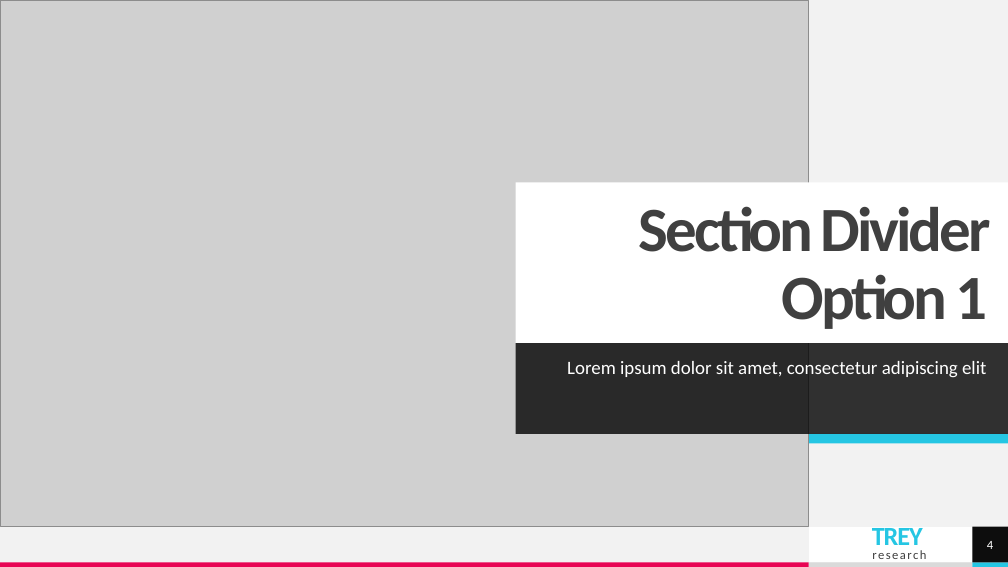
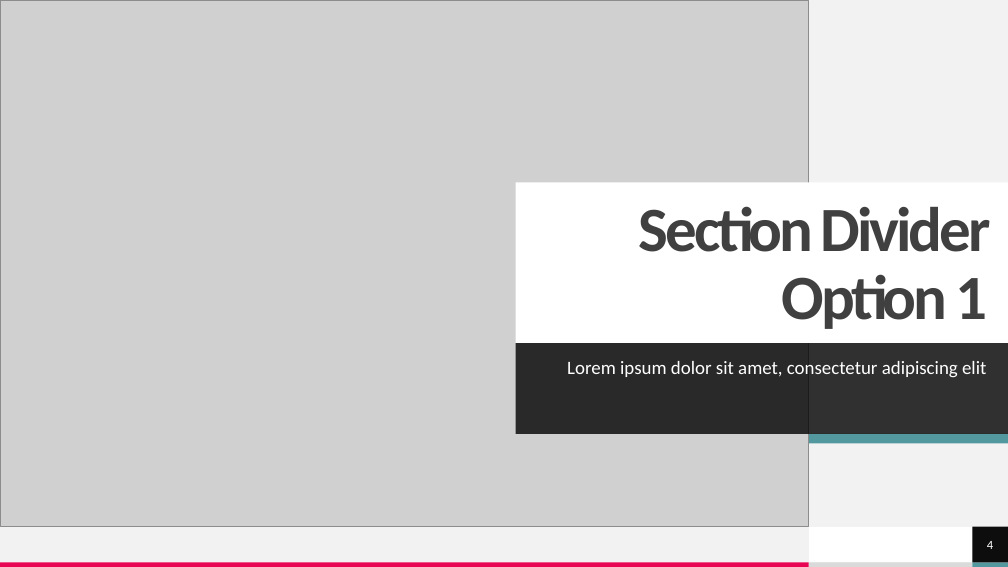
Before and after one commit to shadmehr/EmptyPython, a slide deck: slide 4 of How to build a team.pptx. Drawn at 1008x567 pixels with LibreOffice and Linux fonts; fonts in the diff are those of the drawing; grey boxes stand for pictures; background and template pictures are left out. Boxes give left, top, right and bottom in pixels: in the first picture for what was removed or moved away, otherwise in the second. Text is boxed around its words. In the diff, an @@ line names an element or a change of style, - is before the commit and + after.

```diff
--- a/How to build a team.pptx
+++ b/How to build a team.pptx
@@ rectangle at <box>809,434,1008,444</box>: fill #25C6E3 to #52989E @@
@@ text removed at <box>872,528,926,559</box> @@
-TREY
-research
@@ rectangle at <box>972,563,1008,567</box>: fill #25C6E3 to #52989E @@
```
Also in this commit, not shown: 10 other slides changed.
